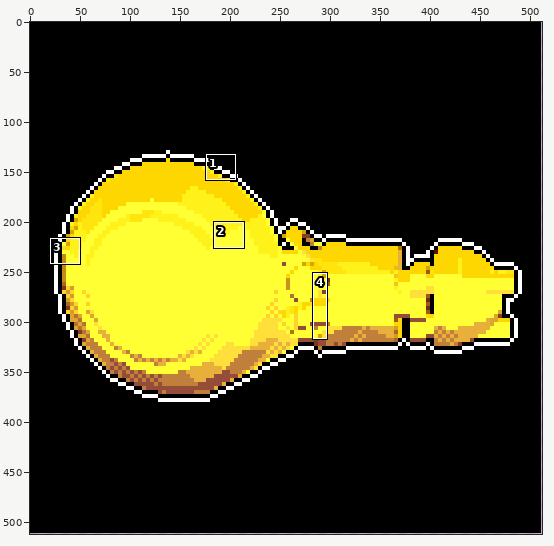
A sprite sheet gets an edit: public/static-assets/badges/goldnaut.png. Above: a wide view before the commit, with the close-up outlined.
Close-up. Before:
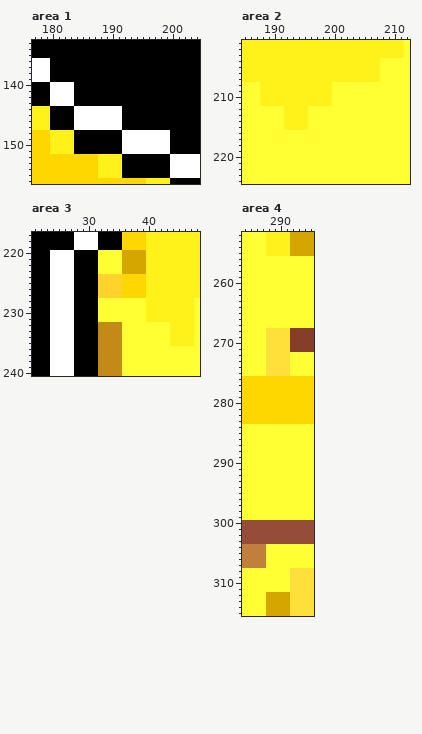
The file is 512x512 pixels. Colours within 5 levels of each other are drawn and written as one. Shown: area 1: x 177..204, y 133..156; area 2: x 185..212, y 201..224; area 3: x 21..48, y 217..240; area 4: x 284..295, y 252..315. The commit also changed other parts of the picture, which this record leaves out.
After the commit:
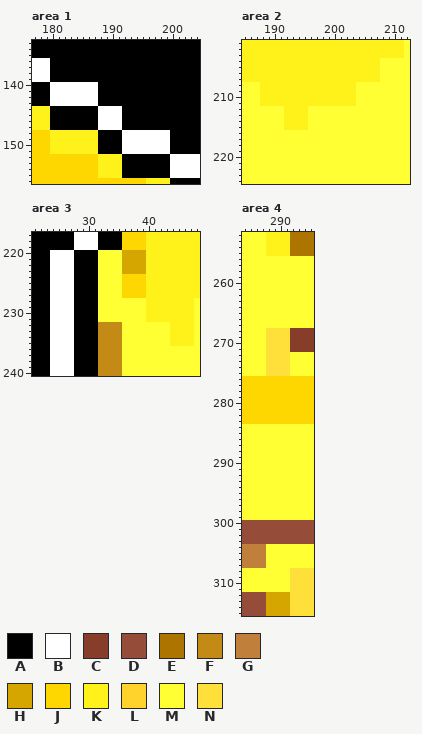
Palette (. is transparent): A #000000  B #ffffff  C #863d2a  D #954c39  E #ad7500  F #c38a15  G #c07f3b  H #d6a600  J #ffd700  K #fff21b  L #ffd22c  M #ffff33  N #ffe03a
Change:
Area 1:
y 140..143: x 184..187 AAAA -> BBBB
y 144..147: x 184..187 BBBB -> AAAA
y 148..151: x 184..187 AAAA -> KKKK
Area 2:
y 208..211: x 200..203 MMMM -> KKKK
Area 3:
y 224..227: x 32..35 LLLL -> MMMM
Area 4:
y 252..255: x 292..295 HHHH -> EEEE
y 312..315: x 284..287 MMMM -> DDDD
